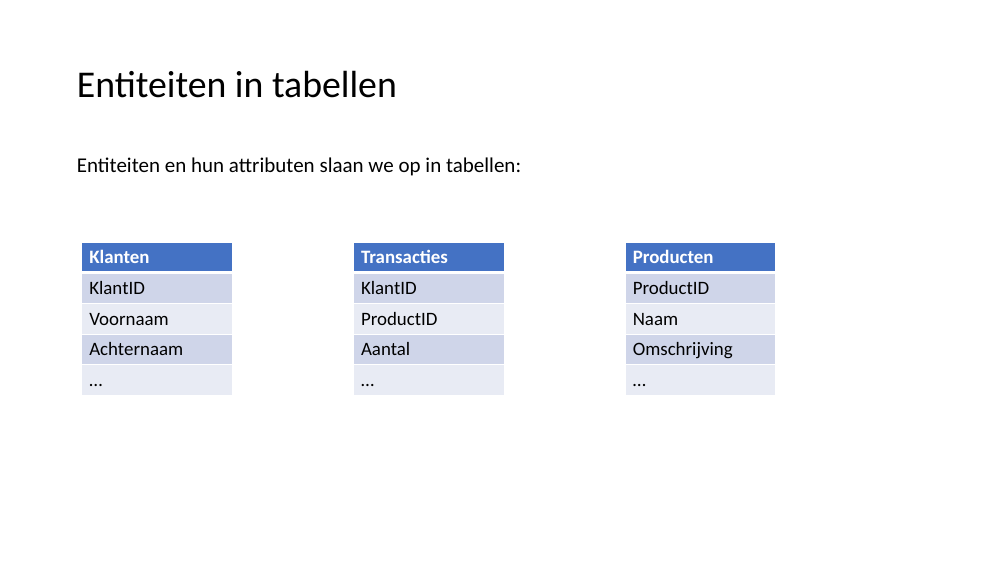
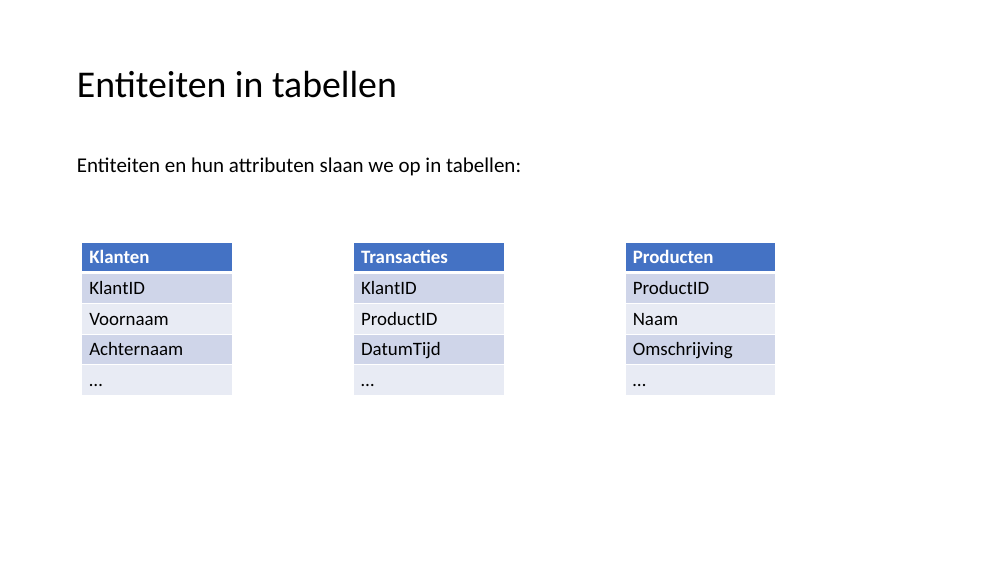
Before and after one commit to LFKoning/sql-cursus, a slide deck: slide 4 of 2_database_design/2_database_design.pptx. Drawn at 1008x567 pixels with LibreOffice and Linux fonts; fonts in the diff are those of the drawing. Boxes give left, top, right and bottom in pixels: in the first picture for what was removed or moved away, otherwise in the second. Text is boxed around its words. In the diff, an @@ line names an element or a change of style, - is before the commit and + after.

Commit message:
Update SQL P2 ERD

```diff
--- a/2_database_design/2_database_design.pptx
+++ b/2_database_design/2_database_design.pptx
@@ table at (354,242,504,395) @@
-row 4, column 1: Aantal
+row 4, column 1: DatumTijd
```
Also in this commit, not shown: 1 other slide changed, 3 slides added, 1 slide removed.
